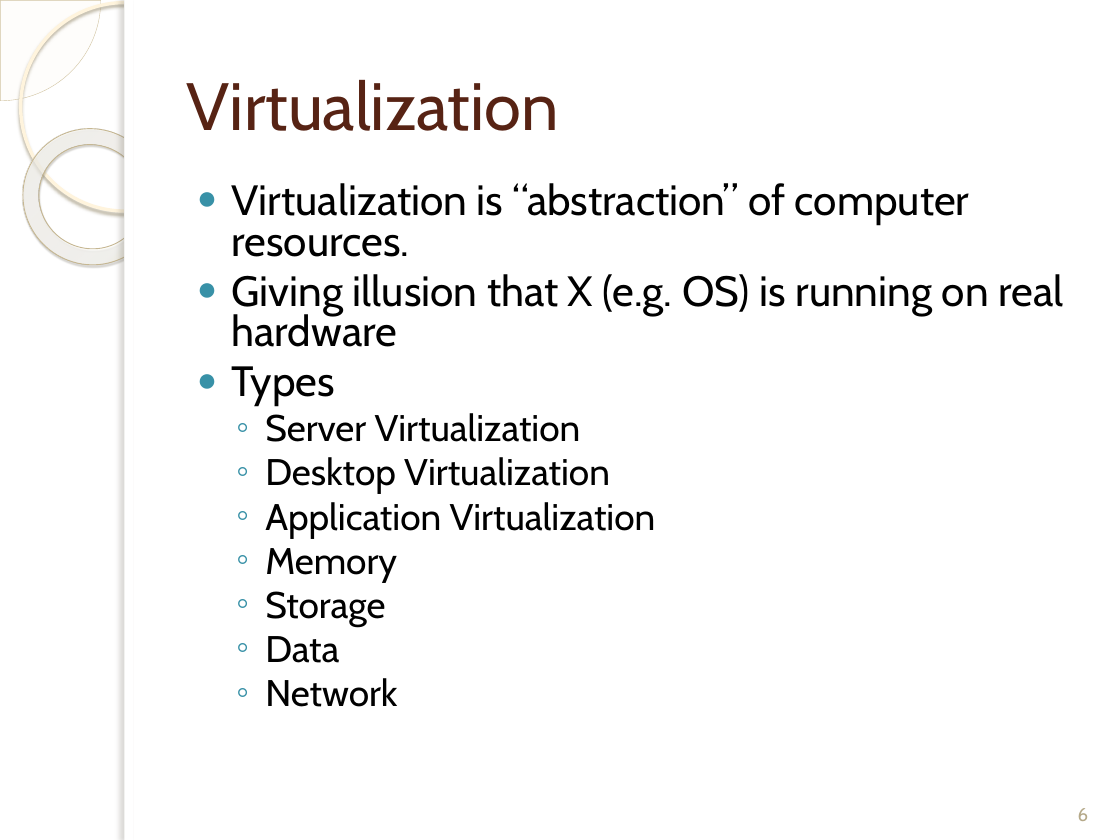
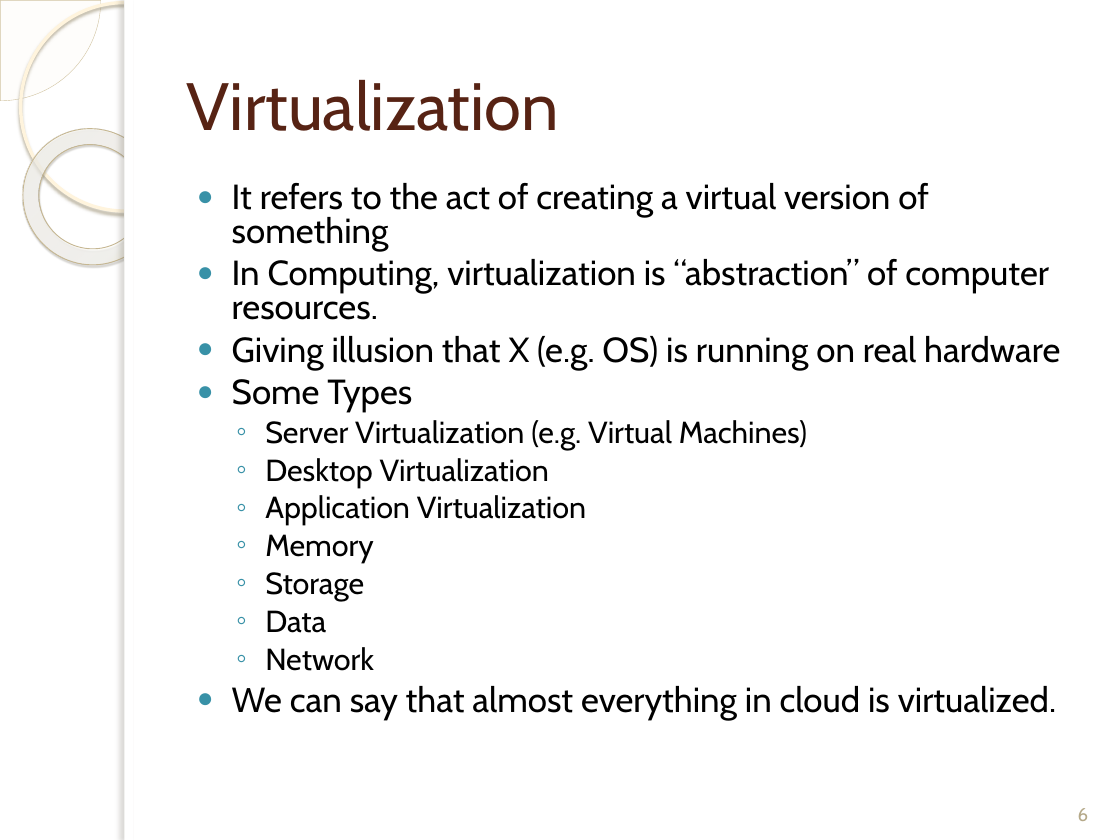
Before and after one commit to bilalshahzad139/first-step-towards-professional-career, a slide deck: slide 6 of Docker/Intro_to_Docker_Bilal_Shahzad.pptx. Drawn at 1120x840 pixels with LibreOffice and Linux fonts; fonts in the diff are those of the drawing; background and template pictures are left out. Boxes give left, top, right and bottom in pixels: in the first picture for what was removed or moved away, otherwise in the second. Text is boxed around its words. In the diff, an @@ line names an element or a change of style, - is before the commit and + after.

```diff
--- a/Docker/Intro_to_Docker_Bilal_Shahzad.pptx
+++ b/Docker/Intro_to_Docker_Bilal_Shahzad.pptx
@@ text at box(232, 183, 1049, 320): text changed; size 27.2 to 22.4 pt @@
-● Virtualization is “abstraction” of computer resources.
+● It refers to the act of creating a virtual version of something
+● In Computing, virtualization is “abstraction” of computer resources.
@@ text at box(232, 336, 1060, 671): size 27.2 to 22.4 pt in "Giving illusion that X (e.g. OS) is ..."; size 23.8 to 19.6 pt in "Desktop Virtualization", "Application Virtualization", "Memory", "Storage" and 2 more places @@
@@ text at box(232, 379, 807, 450): text changed; size 23.8 to 19.6 pt @@
-● Types
-  ◦ Server Virtualization
+● Some Types
+  ◦ Server Virtualization (e.g. Virtual Machines)
@@ text at box(232, 686, 1056, 719): paragraph added @@
+● We can say that almost everything in cloud is virtualized.
```
Also in this commit, not shown: 6 other slides changed, 6 slides added, 1 other file.
